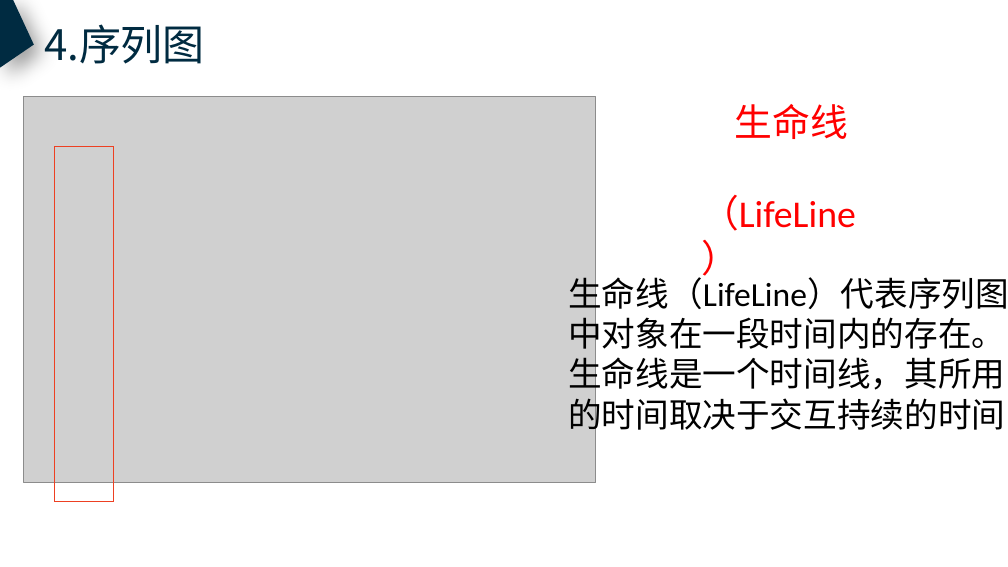
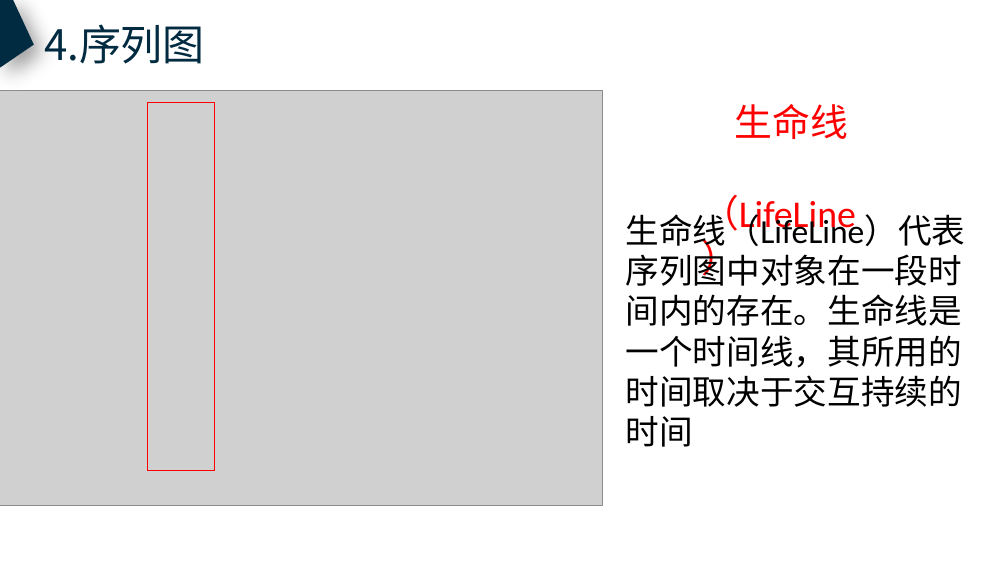
Before and after one commit to PRD2018-G10/TeachingAssistWebsiteProject, a slide deck: slide 18 of 非受控文档/2翻转PPT/PRD2018-G10-UML基础Ⅳ.pptx. Drawn at 1008x567 pixels with LibreOffice and Linux fonts; fonts in the diff are those of the drawing; grey boxes stand for pictures. Boxes give left, top, right and bottom in pixels: in the first picture for what was removed or moved away, otherwise in the second. Text is boxed around its words. In the diff, an @@ line names an element or a change of style, - is before the commit and + after.

```diff
--- a/非受控文档/2翻转PPT/PRD2018-G10-UML基础Ⅳ.pptx
+++ b/非受控文档/2翻转PPT/PRD2018-G10-UML基础Ⅳ.pptx
@@ picture resized from (x1=23, y1=97, x2=596, y2=483) to (x1=0, y1=91, x2=602, y2=506) @@
@@ rectangle added at (x1=147, y1=102, x2=214, y2=470), outline #FF0000 1 pt @@
@@ rectangle removed at (x1=54, y1=147, x2=113, y2=501) @@
@@ text at (x1=626, y1=208, x2=966, y2=447): text changed @@
-生命线（LifeLine）代表序列图
-中对象在一段时间内的存在。
-生命线是一个时间线，其所用
-的时间取决于交互持续的时间
+生命线（LifeLine）代表序列图中对象在一段时间内的存在。生命线是一个时间线，其所用的时间取决于交互持续的时间
```
Also in this commit, not shown: 5 other slides changed.
